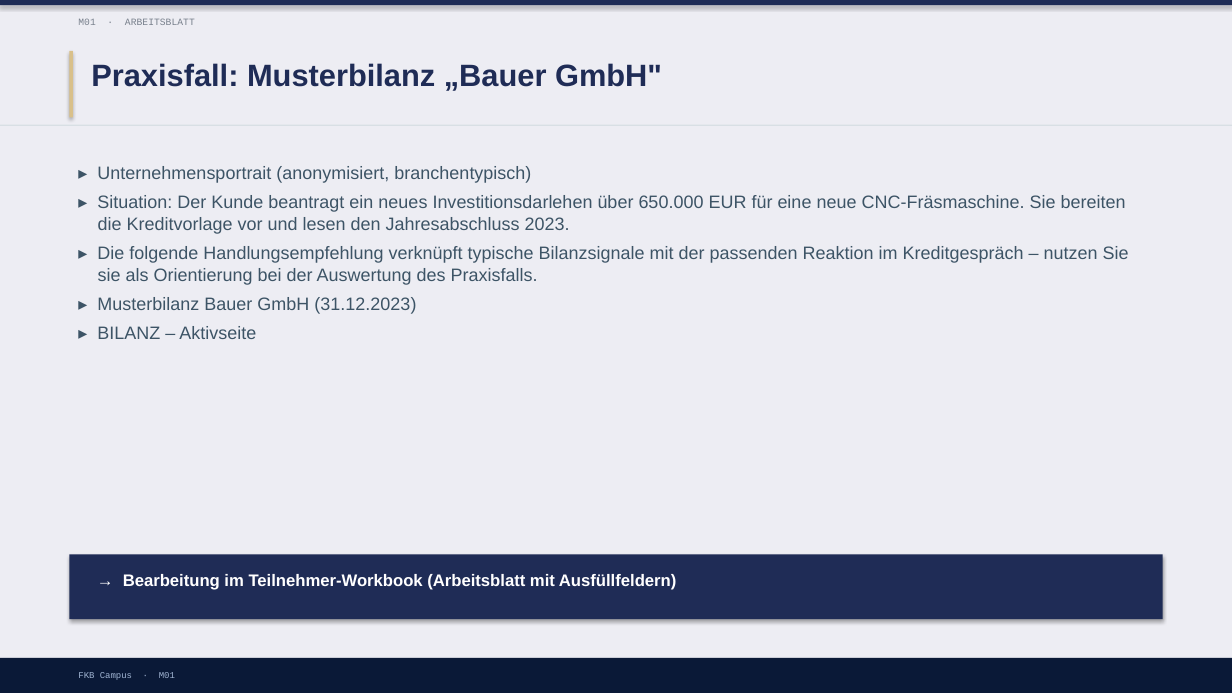
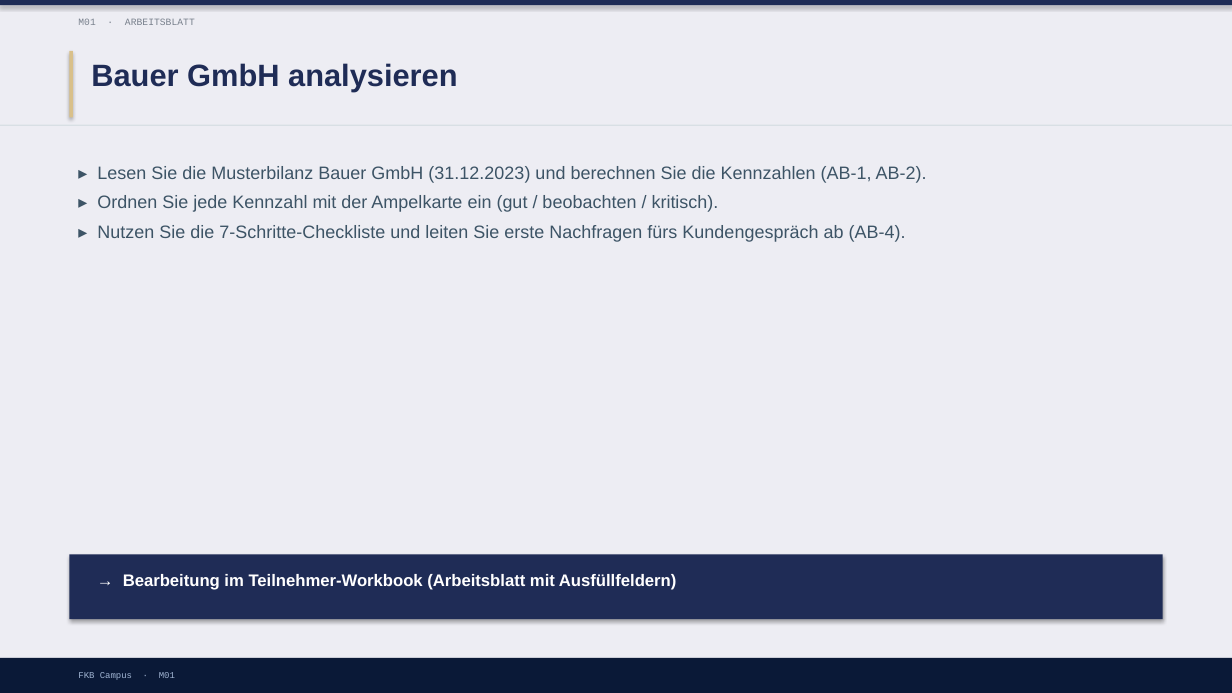
Before and after one commit to ck5rqc47pr-byte/firmenkundenakademie-online, a slide deck: slide 13 of protected-downloads/praesentation/M01.pptx (slide 10 before the commit). Drawn at 1232x693 pixels with LibreOffice and Linux fonts; fonts in the diff are those of the drawing. Boxes give left, top, right and bottom in pixels: in the first picture for what was removed or moved away, otherwise in the second. Text is boxed around its words. In the diff, an @@ line names an element or a change of style, - is before the commit and + after.

```diff
--- a/protected-downloads/praesentation/M01.pptx
+++ b/protected-downloads/praesentation/M01.pptx
@@ text at (x1=91, y1=63, x2=457, y2=91): text changed @@
-Praxisfall: Musterbilanz „Bauer GmbH"
+Bauer GmbH analysieren
@@ text at (x1=97, y1=166, x2=927, y2=242): text changed @@
-▸ Unternehmensportrait (anonymisiert, branchentypisch)
-▸ Situation: Der Kunde beantragt ein neues Investitionsdarlehen über 650.000 EUR für eine neue CNC-Fräsmaschine. Sie bereiten die Kreditvorlage vor und lesen den Jahresabschluss 2023.
-▸ Die folgende Handlungsempfehlung verknüpft typische Bilanzsignale mit der passenden Reaktion im Kreditgespräch – nutzen Sie sie als Orientierung bei der Auswertung des Praxisfalls.
-▸ Musterbilanz Bauer GmbH (31.12.2023)
-▸ BILANZ – Aktivseite
+▸ Lesen Sie die Musterbilanz Bauer GmbH (31.12.2023) und berechnen Sie die Kennzahlen (AB-1, AB-2).
+▸ Ordnen Sie jede Kennzahl mit der Ampelkarte ein (gut / beobachten / kritisch).
+▸ Nutzen Sie die 7-Schritte-Checkliste und leiten Sie erste Nachfragen fürs Kundengespräch ab (AB-4).
```
Also in this commit, not shown: 6 other slides changed, 5 slides added, 1 slide removed, 1 other file.
